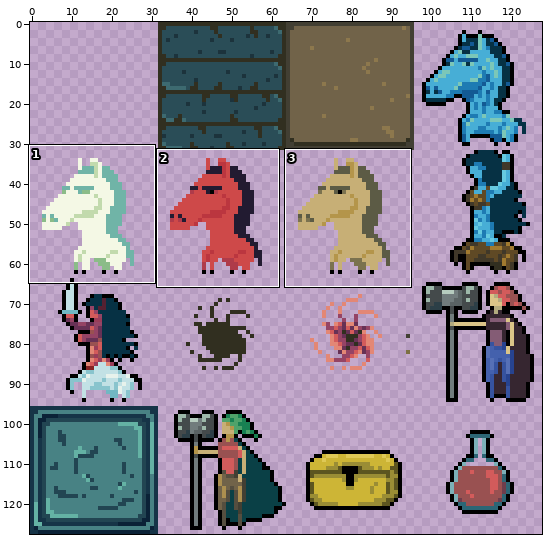
Sprite sheet -- js13k.png. Above, an overview of the earlier version with the close-up marked.
Close-up. Before the commit:
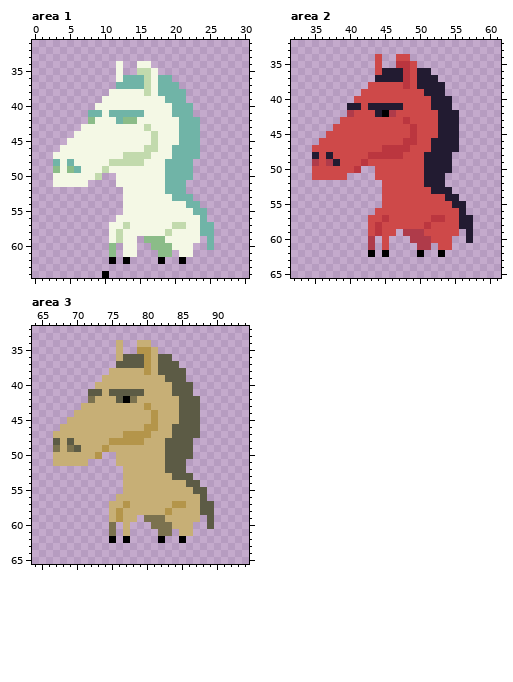
The file is 128x128 pixels. Colours within 5 levels of each other are drawn and written as one. Shown: area 1: x 0..30, y 31..64; area 2: x 32..61, y 32..65; area 3: x 64..94, y 32..65. The commit also changed other parts of the picture, which this record leaves out.
New version:
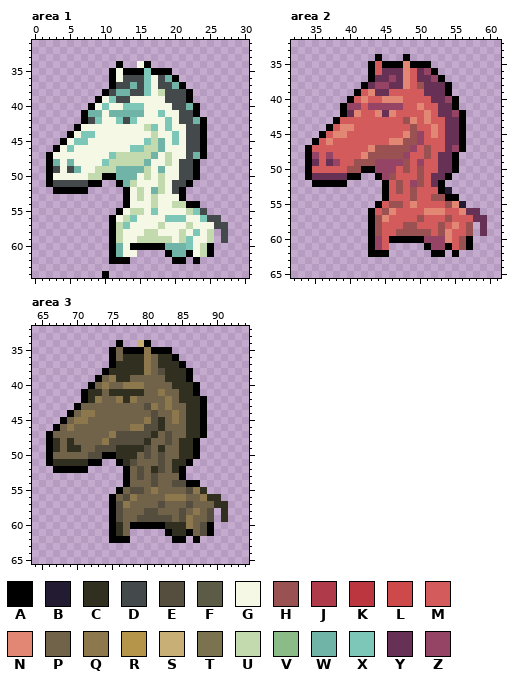
Palette (. is transparent): A #000000  B #221b31  C #312f20  D #444a4b  E #554e3f  F #5c5b45  G #f4f8e5  H #995151  J #af3b4a  K #bb363f  L #ce4949  M #d35b5b  N #e38775  P #716349  Q #8d784d  R #b4954a  S #c7af76  T #7b724f  U #c2daad  V #8bbc88  W #70b4a7  X #7cc7b8  Y #673155  Z #954465
The edit:
Area 1:
y 34: x 12 G -> A; x 16 G -> A
y 35: x 11 . -> A; x 13..19 ..UUG.. -> AAAXAAA
y 36: x 11 . -> A; x 13..16 WWWU -> DDDX; x 18 W -> D; x 20 . -> A
y 37: x 11..13 .WW -> ADD; x 15..16 WU -> DX; x 18..19 WW -> DD; x 21 . -> A
y 38: x 10..16 .GGGGGU -> ADWWDDX; x 18..22 WWWW. -> UDDDA
y 39: x 9 . -> A; x 11..13 GGG -> XDD; x 19..22 WWW. -> DDDA
y 40: x 8 . -> A; x 10 G -> X; x 13..15 GGG -> XXX; x 20..21 WW -> DD; x 23 . -> A
y 41: x 7 . -> A; x 18 G -> X; x 20..23 WWW. -> GDDA
y 42: x 7..9 .VG -> ADX; x 12..14 WVV -> XDX; x 19 G -> X; x 21..22 WW -> DD; x 24 . -> A
y 43: x 6 . -> A; x 17 G -> X; x 19 G -> X; x 21..24 WWW. -> GDDA
y 44: x 5 . -> A; x 7..8 GG -> XX; x 20..24 GWWW. -> XGDDA
y 45: x 4 . -> A; x 6..7 GG -> XX; x 16 G -> X; x 18 G -> W; x 20..24 GWWW. -> XGDDA
y 46: x 3 . -> A; x 5 G -> X; x 14..15 GG -> XX; x 18 G -> W; x 20..24 WWWW. -> GGDDA
y 47: x 2 . -> A; x 11..12 GG -> XU; x 17 G -> W; x 19..22 GWWW -> UGGD; x 24 . -> A
y 48: x 2 . -> A; x 10 G -> X; x 16 G -> W; x 19..23 WWWW. -> UGDDA
y 49: x 2..3 .V -> AD; x 5 V -> D; x 9 G -> U; x 11..16 GGGGGG -> UWWWWU; x 18..23 GWWWW. -> WGGDDA
y 50: x 2 . -> A; x 8 G -> U; x 10..14 ..GGG -> AAWWW; x 16 G -> U; x 18..23 GWWWW. -> UGGDDA
y 51: x 2..9 .GGGGG.. -> ADDDDDAA; x 12..14 GGG -> AWU; x 18..22 GWWW. -> UGDDA
y 52: x 3..7 ..... -> AAAAA; x 13 G -> A; x 15 G -> U; x 17..21 GGWWW -> WUGDA
y 53: x 13 G -> A; x 15 G -> U; x 17 G -> U; x 20..22 WWW -> GA.
y 54: x 13 G -> A; x 17 G -> U; x 20..23 GGWW -> UUAA
y 55: x 12 . -> A; x 14..15 GG -> UU; x 17 G -> X; x 22..24 GWW -> UXD
y 56: x 11 . -> A; x 13..14 GG -> UX; x 19..21 GGG -> XXX; x 24..26 W.. -> XDD
y 57: x 11..13 GGU -> AUX; x 18 G -> U; x 20..22 UUG -> GGU; x 24..27 WW.. -> GGDD
y 58: x 11 G -> A; x 16..17 GG -> UU; x 19 U -> G; x 21 G -> U; x 23..25 GWW -> XGU; x 27 . -> D
y 59: x 11 G -> A; x 15..19 .VVVG -> UUUUU; x 21..22 GG -> UX; x 24..25 .W -> GU; x 27 . -> D
y 60: x 11..12 V. -> AW; x 14..25 G..VVVGGG..W -> AAAAAWWWXGUA
y 61: x 11..12 V. -> AW; x 18..25 VV.GG... -> .AWWAGUA
y 62: x 12 . -> A; x 18 A -> .; x 20 . -> A; x 23 . -> A
Area 2:
y 34: x 44 L -> A; x 47..48 LL -> .A
y 35: x 43..51 .L..KKL.. -> AMAAANAAA
y 36: x 43..52 .LBBBKLBB. -> AMYYYNMYZA
y 37: x 43..53 .BBBBKLBBB. -> AYYZYNMYYZA
y 38: x 42..54 .LLLLLKLBBBB. -> AYZZYYNMHYYYA
y 39: x 41..54 .LLLLLLLLLBBB. -> AMNYYMMMMMYYYA
y 40: x 40..55 .LLLLLLLLLLLBBB. -> AMNMMNNNMMMMYYZA
y 41: x 39..55 .BBLBBBBBLLLLBBB. -> AZZMZZZZZMMNMMYYA
y 42: x 39..56 .JLLLBAJLLLLLLBBB. -> AYNMMNYNMMMMNMYYZA
y 43: x 38..56 .LLLLLLLLLKLLLLBBB. -> AMMMMMMMMMHNMNMMYYA
y 44: x 37..56 .LLLLLLLLLLLKLLLBBB. -> AMNNMMMMMMMMHMMNMYYA
y 45: x 36..56 .LLLLLLLLLLLLKLLLBBB. -> AMNNMMMMMMMMNHZMNMYYA
y 46: x 35..56 .LLLLLLLLLLLLKKLLBBBB. -> AMNMMMMMMMMNNHHZMMMYYA
y 47: x 34..56 .LLLLLLLLLLKKKKLLLBBBB. -> AMMMMMMMMNHHHHHZMHMMYZA
y 48: x 34..55 .BLBLLLLLKKKKKLLLBBBB. -> AZMZMMMMNHHHHHZMMHMYYA
y 49: x 34..55 .JLJBLLLKLLLLLLLLBBBB. -> AYMYZMMHHHZZZZHMZMMYYA
y 50: x 34..55 .LLLLLLK..LLLLLLLBBBB. -> AMMMMMHHAAZZZMHMHMMYYA
y 51: x 34..41 .LLLLL.. -> AYYYYYAA; x 44..54 LLLLLLLBBB. -> AZHMMMHMYYA
y 52: x 35..39 ..... -> AAAAA; x 45..53 LLLLLLBBB -> AMHMZHMYA
y 53: x 45..53 LLLLLLLBB -> AMHMHMMMA
y 54: x 45..55 LLLLLLLLLBB -> AMMMHMMHHAA
y 55: x 44..55 .LLLLLLLLLLB -> AMHHMNMMMMHN
y 56: x 43..58 .LLLLLLLLLLLLB.. -> AMHNMMMMNNNMMNYY
y 57: x 43..59 LLKLLLLLLKKLLBB.. -> AHNMMMMHMMMHMMMYY
y 58: x 43..57 LKLLLLLLKLLLLBB -> AHMMMHHMMMHMNMH; x 59 . -> Y
y 59: x 43..57 LKLL.JJJLLLLL.B -> AHMMHHHHHMHNMMH; x 59 . -> Y
y 60: x 43..57 J.L...JJJLLL..B -> AZMAAAAAZZZNMHA
y 61: x 43..45 J.L -> AZM; x 50..57 JJ.LL... -> .AZZAMHA
y 62: x 44 . -> A; x 50 A -> .; x 52 . -> A; x 55 . -> A
Area 3:
y 34: x 76 S -> A; x 80 S -> A
y 35: x 75..83 .S..RRS.. -> APAAAQAAA
y 36: x 75..84 .SFFFRSFF. -> APCCCQPCCA
y 37: x 75..85 .FFFFRSFFF. -> ACCCCQPCCCA
y 38: x 74..86 .SSSSSRSFFFF. -> ACCCCCQPECCCA
y 39: x 73..86 .SSSSSSSSSFFF. -> APQCCPPPPPCCCA
y 40: x 72..87 .SSSSSSSSSSSFFF. -> APQPPQQQPPPPCCCA
y 41: x 71..87 .FFSFFFFFSSSSFFF. -> ACCPCCCCCPPQPPCCA
y 42: x 71..88 .TSSSFATSSSSSSFFF. -> ACQPPQCQPPPPQPCCCA
y 43: x 70..88 .SSSSSSSSSRSSSSFFF. -> APPPPPPPPPEQPQPPCCA
y 44: x 69..88 .SSSSSSSSSSSRSSSFFF. -> APQQPPPPPPPPEPPQPCCA
y 45: x 68..88 .SSSSSSSSSSSSRSSSFFF. -> APQQPPPPPPPPQECPQPCCA
y 46: x 67..88 .SSSSSSSSSSSSRRSSFFFF. -> APQPPPPPPPPQQEECPPPCCA
y 47: x 66..88 .SSSSSSSSSSRRRRSSSFFFF. -> APPPPPPPPQEEEEECPEPPCCA
y 48: x 66..87 .FSFSSSSSRRRRRSSSFFFF. -> ACPCPPPPQEEEEECPPEPCCA
y 49: x 66..87 .TSTFSSSRSSSSSSSSFFFF. -> ACPCCPPEEECCCCEPCPPCCA
y 50: x 66..87 .SSSSSSR..SSSSSSSFFFF. -> APPPPPEEAACCCPEPEPPCCA
y 51: x 66..73 .SSSSS.. -> ACCCCCAA; x 76..86 SSSSSSSFFF. -> ACEPPPEPCCA
y 52: x 67..71 ..... -> AAAAA; x 77..85 SSSSSSFFF -> APEPCEPCA
y 53: x 77..86 SSSSSSSFFF -> APEPEPPPA.
y 54: x 77..87 SSSSSSSSSFF -> APPPEPPEEAA
y 55: x 76..88 .SSSSSSSSSSFF -> APEEPQPPPPEQC
y 56: x 75..90 .SSSSSSSSSSSSF.. -> APEQPPPPQQQPPQCC
y 57: x 75..91 SSRSSSSSSRRSSFF.. -> AEQPPPPEPPPEPPPCC
y 58: x 75..89 SRSSSSSSRSSSSFF -> AEPPPEEPPPEPQPE; x 91 . -> C
y 59: x 75..89 SRSS.TTTSSSSS.F -> AEPPEEEEEPEQPPE; x 91 . -> C
y 60: x 75..89 T.S...TTTSSS..F -> ACPAAAAACCCQPEA
y 61: x 75..77 T.S -> ACP; x 82..89 TT.SS... -> .ACCAPEA
y 62: x 76 . -> A; x 82 A -> .; x 84 . -> A; x 87 . -> A
